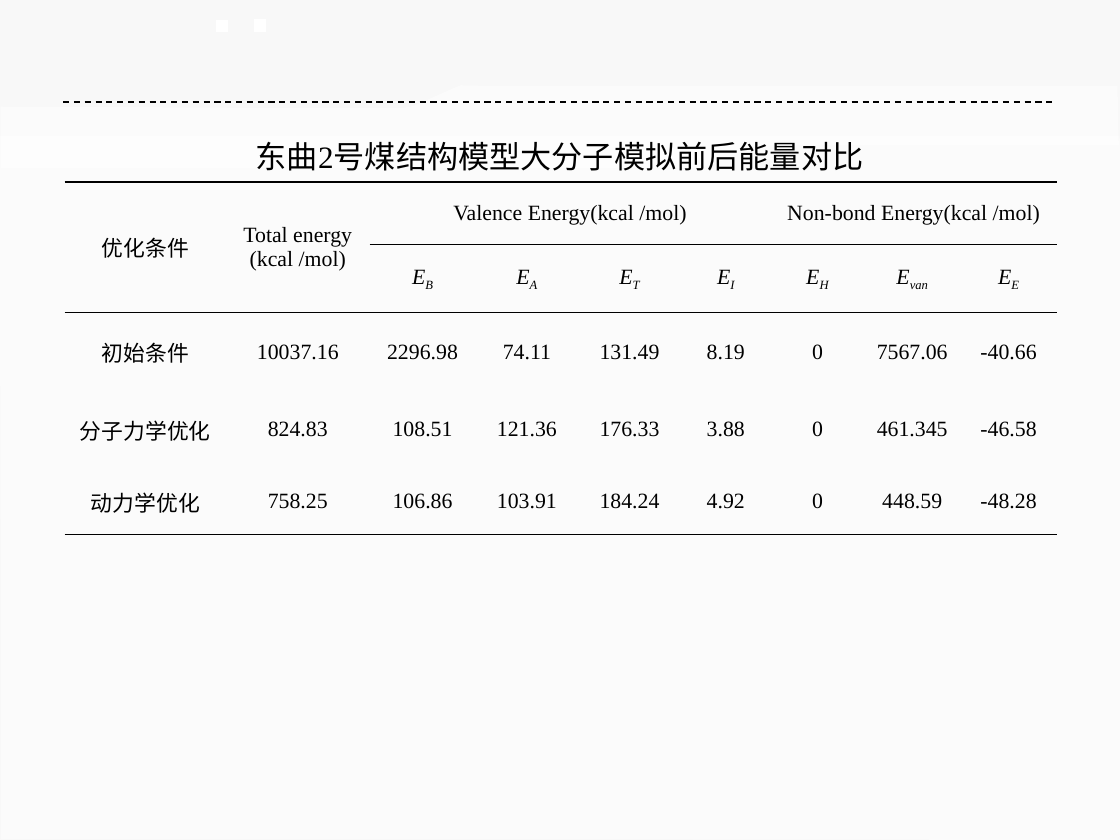
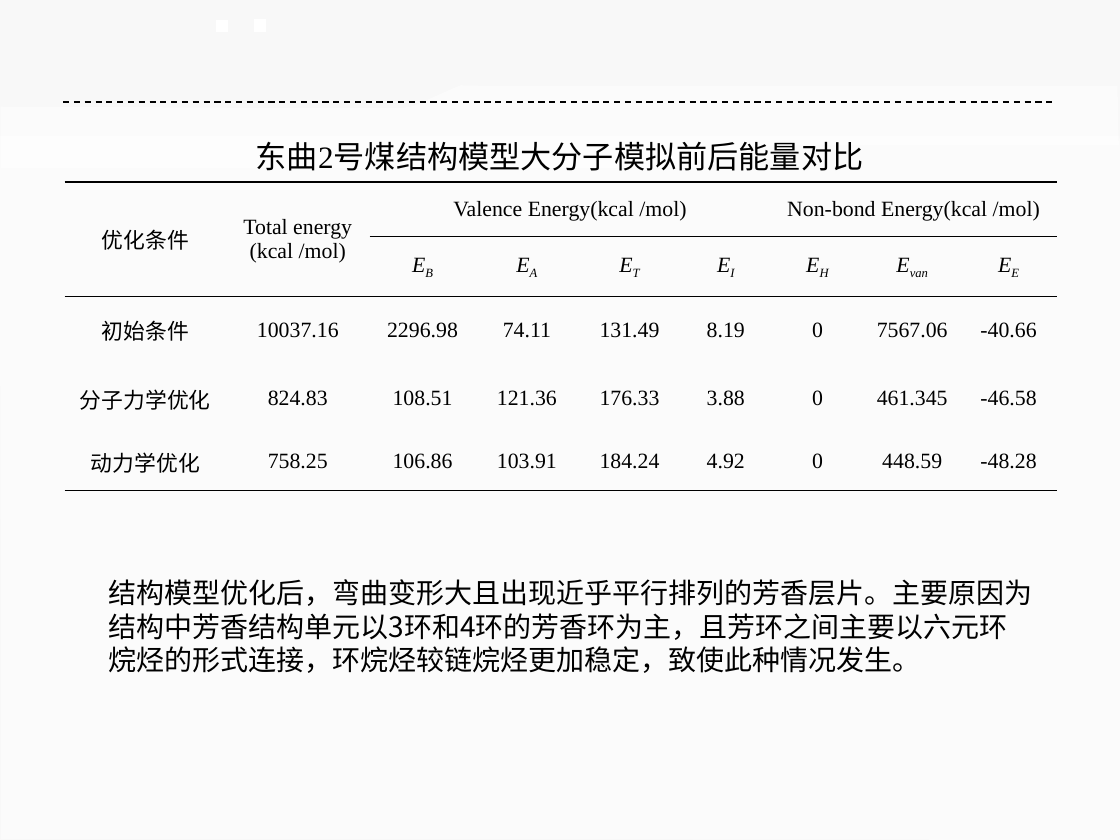
Before and after one commit to ilvcr/GraduationProject, a slide deck: slide 22 of ppt/yoghourtppt.pptx (slide 20 before the commit). Drawn at 1120x840 pixels with LibreOffice and Linux fonts; fonts in the diff are those of the drawing. Boxes give left, top, right and bottom in pixels: in the first picture for what was removed or moved away, otherwise in the second. Text is boxed around its words. In the diff, an @@ line names an element or a change of style, - is before the commit and + after.

```diff
--- a/ppt/yoghourtppt.pptx
+++ b/ppt/yoghourtppt.pptx
@@ table: place and size @@
-table at [65, 181, 1057, 534]
+table at [65, 181, 1057, 491]
@@ text added at [109, 579, 1033, 673], 18 pt, text #000000 @@
+结构模型优化后，弯曲变形大且出现近乎平行排列的芳香层片。主要原因为结构中芳香结构单元以3环和4环的芳香环为主，且芳环之间主要以六元环烷烃的形式连接，环烷烃较链烷烃更加稳定，致使此种情况发生。
```
Also in this commit, not shown: 16 other slides changed, 30 slides added, 18 slides removed, 1 other file.
